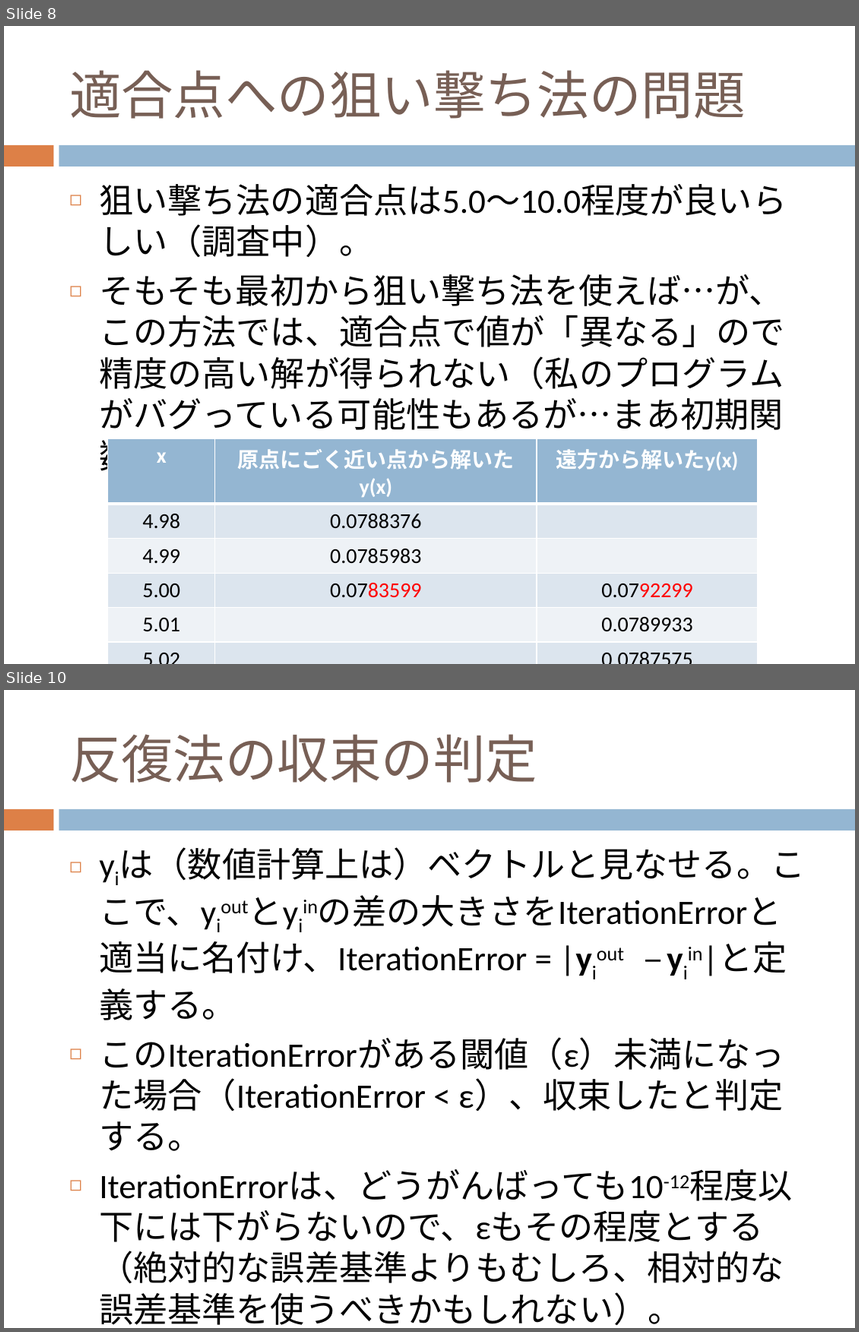
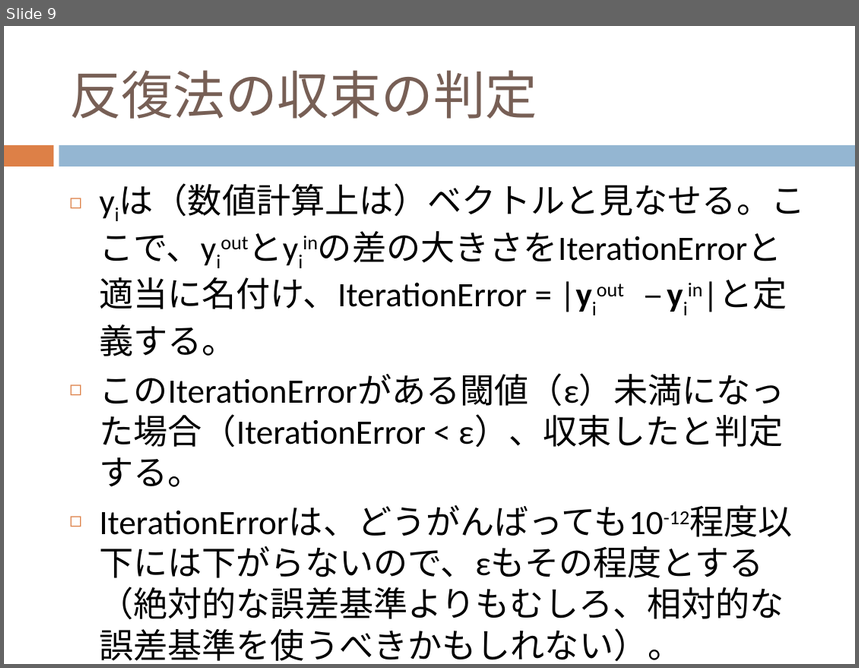
Before and after one commit to dc1394/Thomas_Fermi, a slide deck: src/thomasfermi/Document/Thomas-Fermi方程式のFEMによる解法.pptx. Shown one above the other, each under a label of ours: slides 8 and 10 before the commit, slide 9 after it; the slides between them are not shown. The pictures are 859x1332 and 859x668 pixels, drawn with LibreOffice and Linux fonts; fonts in the diff are those of the drawing. Boxes give left, top, right and bottom in pixels: in the first picture for what was removed or moved away, otherwise in the second. Text is boxed around its words. In the diff, an @@ line names an element or a change of style, - is before the commit and + after.

```diff
--- a/src/thomasfermi/Document/Thomas-Fermi方程式のFEMによる解法.pptx
+++ b/src/thomasfermi/Document/Thomas-Fermi方程式のFEMによる解法.pptx
@@ slide 8 removed at (4,26,855,664), background #FFFFFF; not listed: 2 template elements that a slide beside it also shows @@
@@ title removed at (69,70,746,119) @@
-適合点への狙い撃ち法の問題
@@ text removed at (99,184,787,477) @@
-◻ 狙い撃ち法の適合点は5.0～10.0程度が良いらしい（調査中）。
-◻ そもそも最初から狙い撃ち法を使えば…が、この方法では、適合点で値が「異なる」ので精度の高い解が得られない（私のプログラムがバグっている可能性もあるが…まあ初期関数なので…）。
@@ table removed at (108,439,758,645), 6 rows, 3 columns @@
-x | 原点にごく近い点から解いたy(x) | 遠方から解いたy(x)
-4.98 | 0.0788376 | 
-4.99 | 0.0785983 | 
-5.00 | 0.0783599 | 0.0792299
-5.01 |  | 0.0789933
-5.02 |  | 0.0787575
@@ what was slide 10 is now slide 9 @@
```
Also in this commit, not shown: 2 slides changed, 10 other files.
